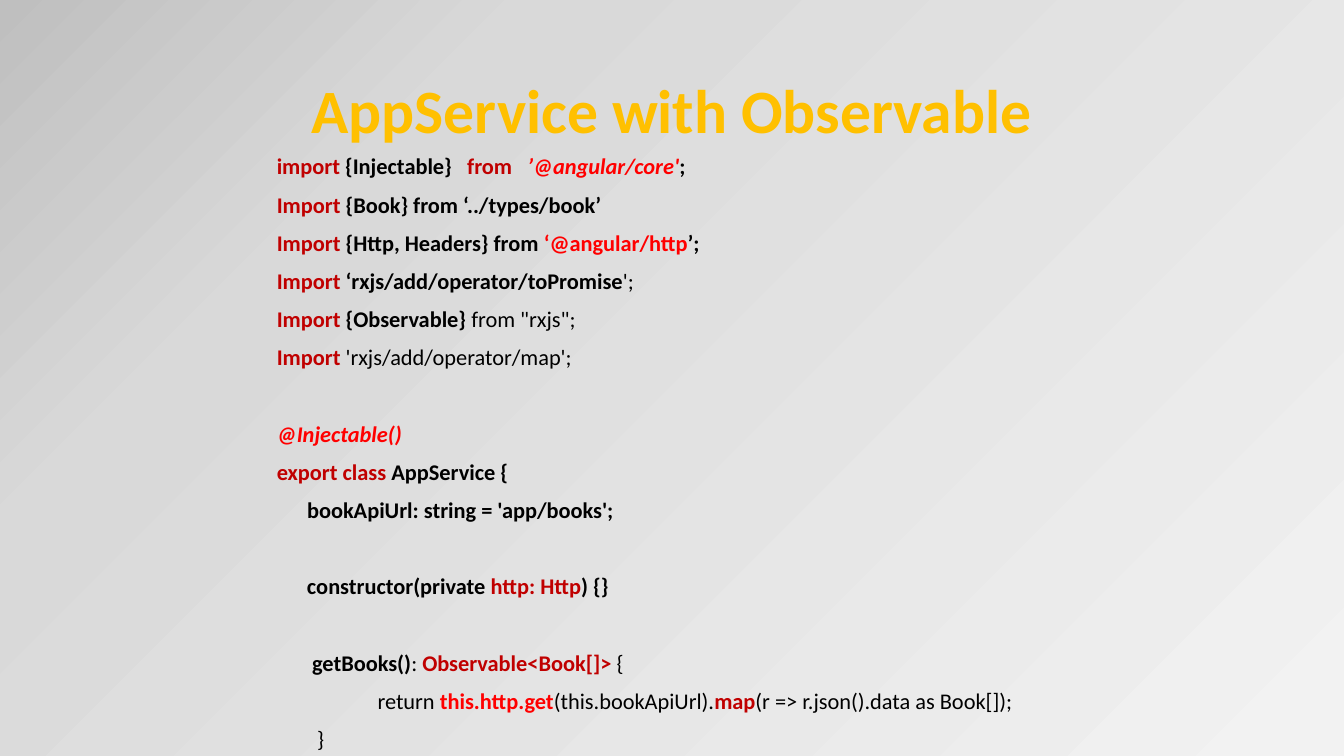
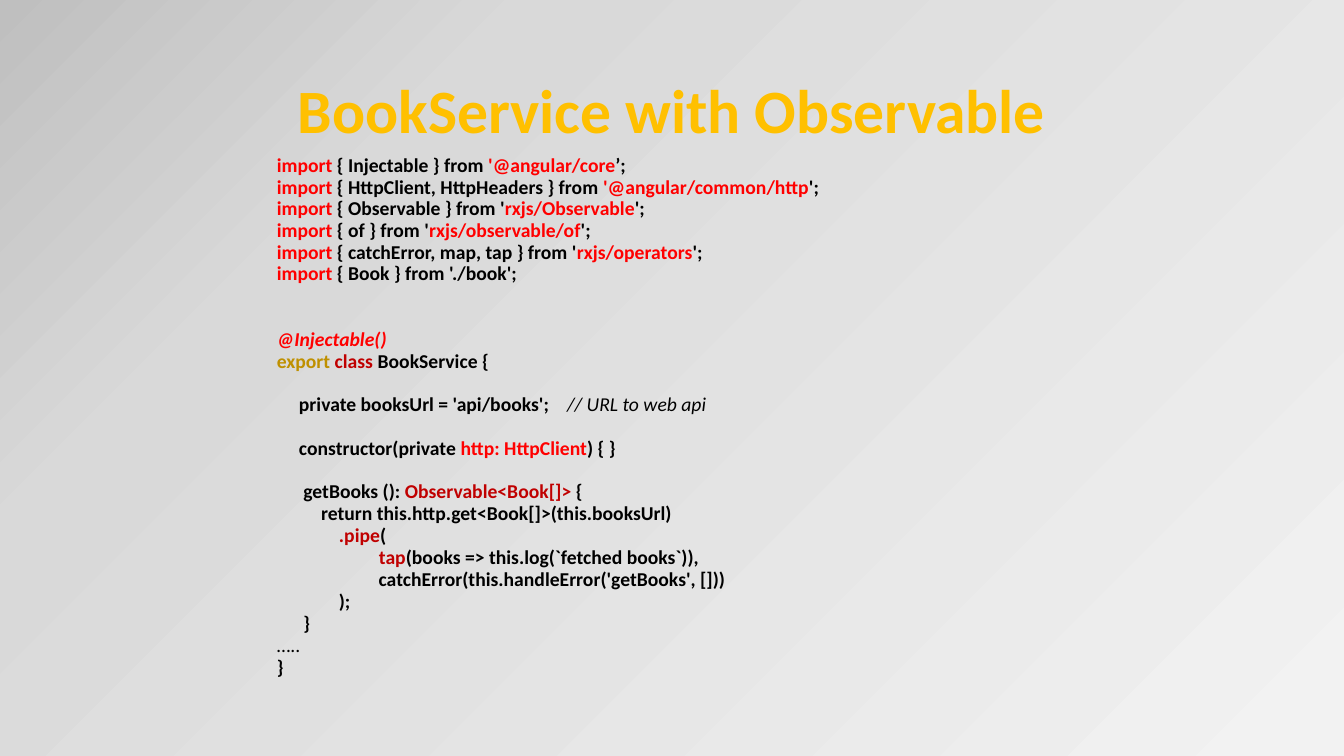
Before and after one commit to petereijgermans11/frontend-cursus, a slide deck: slide 26 of frontend-cursus/ 8 - Angular.pptx (slide 30 before the commit). Drawn at 1344x756 pixels with LibreOffice and Linux fonts; fonts in the diff are those of the drawing. Boxes give left, top, right and bottom in pixels: in the first picture for what was removed or moved away, otherwise in the second. Text is boxed around its words. In the diff, an @@ line names an element or a change of style, - is before the commit and + after.

Commit message:
Angular PPT

```diff
--- a/frontend-cursus/ 8 - Angular.pptx
+++ b/frontend-cursus/ 8 - Angular.pptx
@@ title at (298, 89, 1045, 134): text changed @@
-AppService with Observable
+BookService with Observable
@@ text at (277, 158, 819, 590): paragraph added @@
+…..
@@ text at (277, 158, 819, 283): text changed; size 16 to 14 pt @@
-import {Injectable} from ’@angular/core';
-Import {Book} from ‘../types/book’
-Import {Http, Headers} from ‘@angular/http’;
-Import ‘rxjs/add/operator/toPromise';
-Import {Observable} from "rxjs";
-Import 'rxjs/add/operator/map';
+import { Injectable } from '@angular/core’;
+import { HttpClient, HttpHeaders } from '@angular/common/http';
+import { Observable } from 'rxjs/Observable';
+import { of } from 'rxjs/observable/of';
+import { catchError, map, tap } from 'rxjs/operators';
+import { Book } from './book';
@@ text at (277, 354, 706, 590): text changed; size 16 to 14 pt @@
-export class AppService {
-bookApiUrl: string = 'app/books';
-constructor(private http: Http) {}
-getBooks(): Observable<Book[]> {
-return this.http.get(this.bookApiUrl).map(r => r.json().data as Book[]);
+export class BookService {
+private booksUrl = 'api/books'; // URL to web api
+constructor(private http: HttpClient) { }
+getBooks (): Observable<Book[]> {
+return this.http.get<Book[]>(this.booksUrl)
+.pipe(
+tap(books => this.log(`fetched books`)),
+catchError(this.handleError('getBooks', []))
+);
@@ text at (277, 331, 387, 350): size 16 to 14 pt in "@Injectable()", "}", "}"; bold on in "}", "}"; less space between paragraphs @@
```
Also in this commit, not shown: 8 other slides changed, 2 slides added, 6 slides removed, 1 other file.
